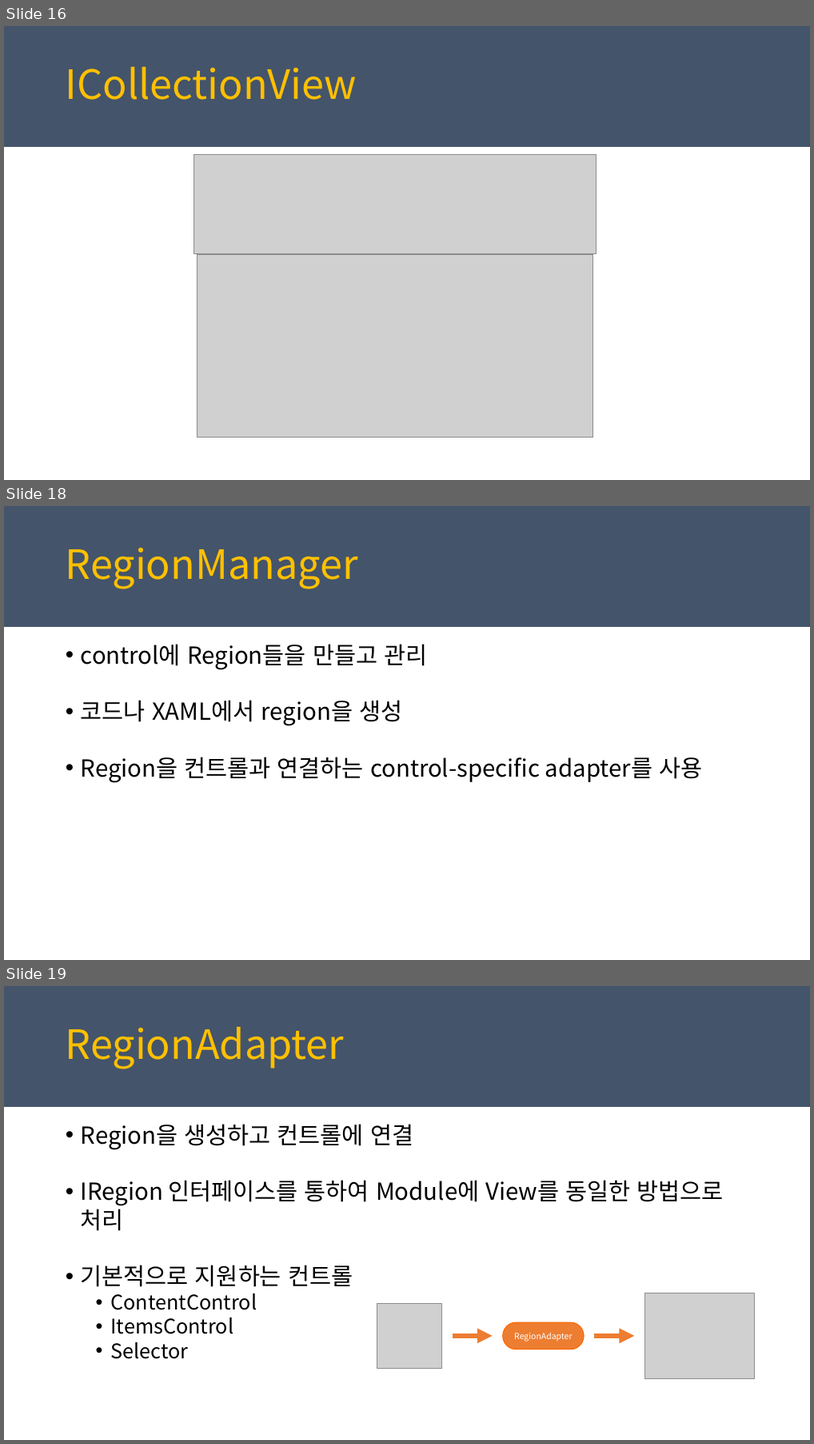
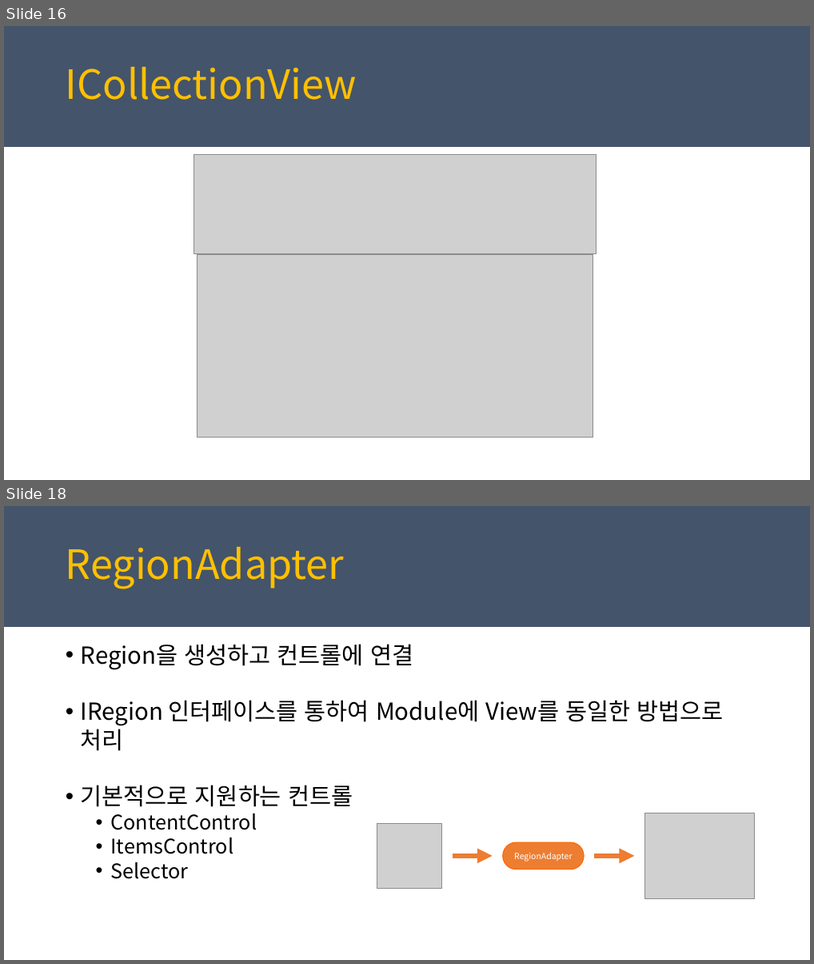
Before and after one commit to juniair/Summary-PPT, a slide deck: PRISM_최종.pptx. Shown one above the other, each under a label of ours: slides 16, 18 and 19 before the commit, slides 16 and 18 after it; the slides between them are not shown. The pictures are 814x1444 and 814x964 pixels, drawn with LibreOffice and Linux fonts; fonts in the diff are those of the drawing; grey boxes stand for pictures. Boxes give left, top, right and bottom in pixels: in the first picture for what was removed or moved away, otherwise in the second. Text is boxed around its words. In the diff, an @@ line names an element or a change of style, - is before the commit and + after.

```diff
--- a/PRISM_최종.pptx
+++ b/PRISM_최종.pptx
@@ slide 18 removed at (x1=4, y1=506, x2=810, y2=960), background #FFFFFF; not listed: 1 template element that a slide beside it also shows @@
@@ text removed at (x1=66, y1=548, x2=358, y2=589) @@
-RegionManager
@@ text removed at (x1=81, y1=644, x2=702, y2=783) @@
-• control에 Region들을 만들고 관리
-• 코드나 XAML에서 region을 생성
-• Region을 컨트롤과 연결하는 control-specific adapter를 사용
@@ what was slide 19 is now slide 18 @@
```
Also in this commit, not shown: 5 slides changed.
